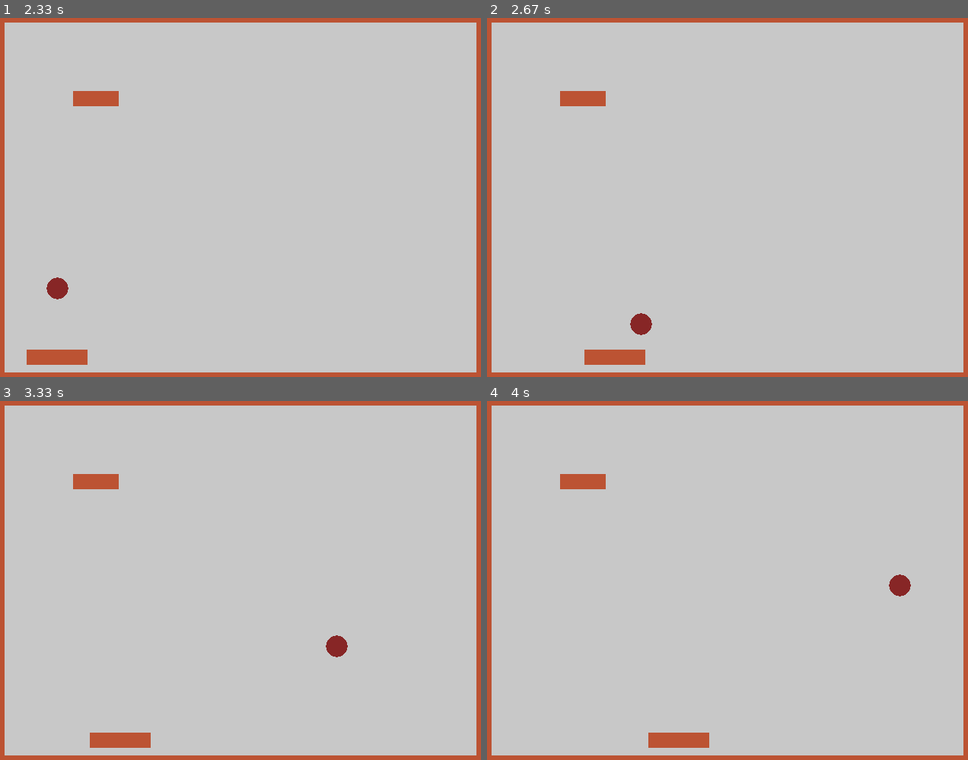
Above: before the commit, frames 1-4 (two rows, left to right).
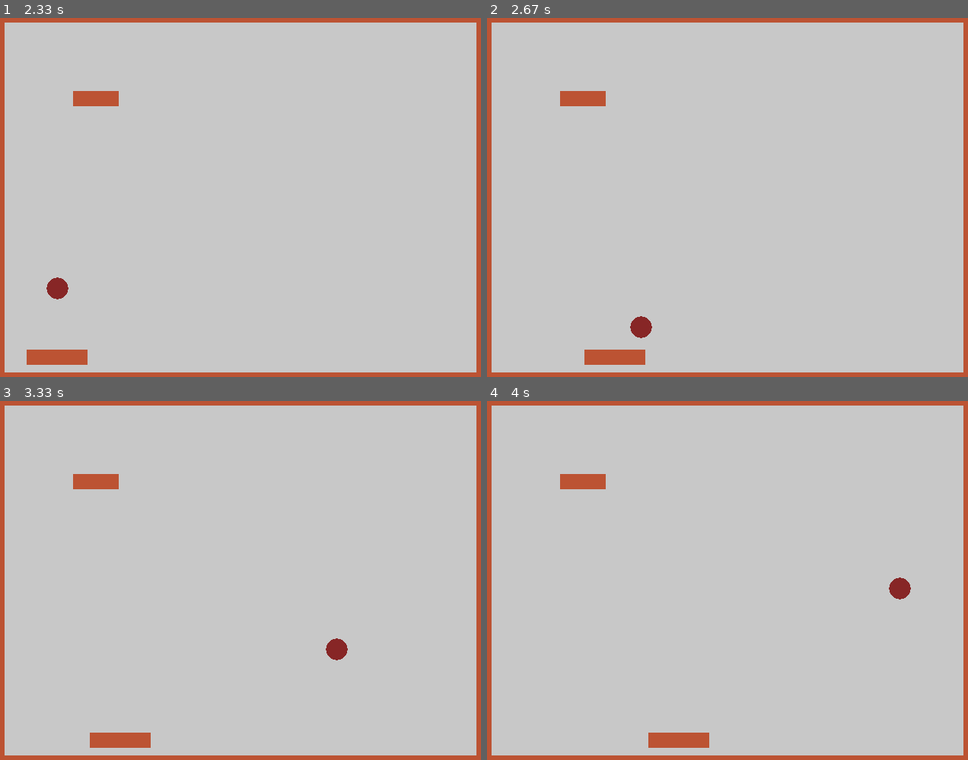
Above: after the commit, the same moments.

Repository: petros-ioannidis/arkanoid-pygame
Game: pygame game, started from arkanoid.py
Two runs of this game, one before a commit and one after it. Both use one fixed random seed, a clock stepped at 60 frames per second and the inputs below.
Inputs:
- Up to frame 1 (2.33 s): hold Right 0.33-0.8 s; hold Right 0.83-1.3 s; hold Left 1.33-1.87 s; hold Left 1.9-2.3 s
- Up to frame 2 (2.67 s): hold Right from 2.33 s (still down)
- Up to frame 3 (3.33 s): release Right at 2.97 s; hold Left from 3 s (still down)
- Up to frame 4 (4 s): release Left at 3.47 s; hold Right 3.5-3.97 s

Frame 1 is identical in both runs. In frame 2, less than 0.1% of the frame differs, in the area x 29-35%, y 82-90%; in frame 3, less than 0.1%; in frame 4, less than 0.1%.

Commit message:
Wall class created
Walls are now created throught a class

Diff:
--- a/ball.py
+++ b/ball.py
@@ -40,24 +40,6 @@
 
         for racket in pygame.sprite.spritecollide(self, game.players, False):
             angle = racket.calculate_rotation(self)
-            cell = racket.rect
-            if last.right <= cell.left and new.right > cell.left:
-                new.right = cell.left
-                self.speed['x'] = sin(angle)*self.top_speed['x']
-                self.speed['y'] = -abs(cos(angle)*self.top_speed['y'])
-            elif last.left >= cell.right and new.left < cell.right:
-                new.left = cell.right
-                self.speed['x'] = sin(angle)*self.top_speed['x']
-                self.speed['y'] = -abs(cos(angle)*self.top_speed['y'])
-
-            if last.bottom <= cell.top and new.bottom > cell.top:
-                new.bottom = cell.top
-                self.speed['x'] = sin(angle)*self.top_speed['x']
-                self.speed['y'] = -abs(cos(angle)*self.top_speed['y'])
-            elif last.top >= cell.bottom and new.top < cell.bottom:
-                new.top = cell.bottom
-                self.speed['x'] = sin(angle)*self.top_speed['x']
-                self.speed['y'] = -abs(cos(angle)*self.top_speed['y'])
 
         for cell in pygame.sprite.spritecollide(self, game.blocks, True):
             cell = cell.rect
--- a/game.py
+++ b/game.py
@@ -2,6 +2,7 @@
 from racket import Racket
 from ball import Ball
 from block import Block
+from wall import Wall
 
 RED = (255, 0, 0)
 GREEN = (0, 255, 0)
@@ -30,15 +31,15 @@
         self.walls = pygame.sprite.Group()
         self.blocks = pygame.sprite.Group()
         wall = pygame.image.load('wall.png')
-        wall_size = wall.get_size()
-        hori_wall = pygame.transform.scale(wall, (self.dimension['x'], wall_size[1]))
-        vert_wall = pygame.transform.scale(wall, (wall_size[0], self.dimension['y']))
+        wall_size = (10,10)
+        hori_wall = (self.dimension['x'], wall_size[1])
+        vert_wall = (wall_size[0], self.dimension['y'])
 
         wall_list = zip([
                             (0,0),
                             (0,0),
-                            (0,self.dimension['y'] - hori_wall.get_size()[1]),
-                            (self.dimension['x'] - hori_wall.get_size()[1],0)],\
+                            (0,self.dimension['y'] - 10),
+                            (self.dimension['x'] - 10,0)],\
 
                             [hori_wall,
                             vert_wall,
@@ -47,9 +48,7 @@
                         ])
 
         for _wall in wall_list:
-            wall = pygame.sprite.Sprite(self.walls)
-            wall.image =_wall[1]
-            wall.rect = pygame.rect.Rect(_wall[0], _wall[1].get_size())
+            wall = Wall(_wall[0], _wall[1], self.walls)
 
         #random block position
         block = Block((100,100),self.blocks)
--- a/racket.py
+++ b/racket.py
@@ -30,7 +30,9 @@
         """
         relative_dist = self.rect.center[0] - collided_object.rect.center[0]
         norm_relative_dist = relative_dist/self.rect.center[0]
-        return -norm_relative_dist*self.max_angle
+        angle =  -norm_relative_dist*self.max_angle
+        collided_object.speed['x'] = sin(angle)*collided_object.top_speed['x']
+        collided_object.speed['y'] = -abs(cos(angle)*collided_object.top_speed['y'])
 
     def update(self, dt, game):
         """The basic movement of the racket"""
--- /dev/null
+++ b/wall.py
@@ -0,0 +1,20 @@
+from __future__ import division, print_function
+import pygame
+
+class Wall(pygame.sprite.Sprite):
+    """Basic wall class"""
+
+    def __init__(self, left_top, dimensions, *groups):
+        """Constructor for class wall
+
+        left_top -- the left top point of the rectancle
+        dimensions -- width, height of the rectancle
+        """
+        super(Wall, self).__init__(*groups)
+        self.left_top = left_top
+        self.dimensions = dimensions
+        self.image = pygame.image.load('wall.png')
+        self.image = pygame.transform.scale(self.image, self.dimensions)
+
+
+        self.rect = pygame.rect.Rect(self.left_top, self.dimensions)
